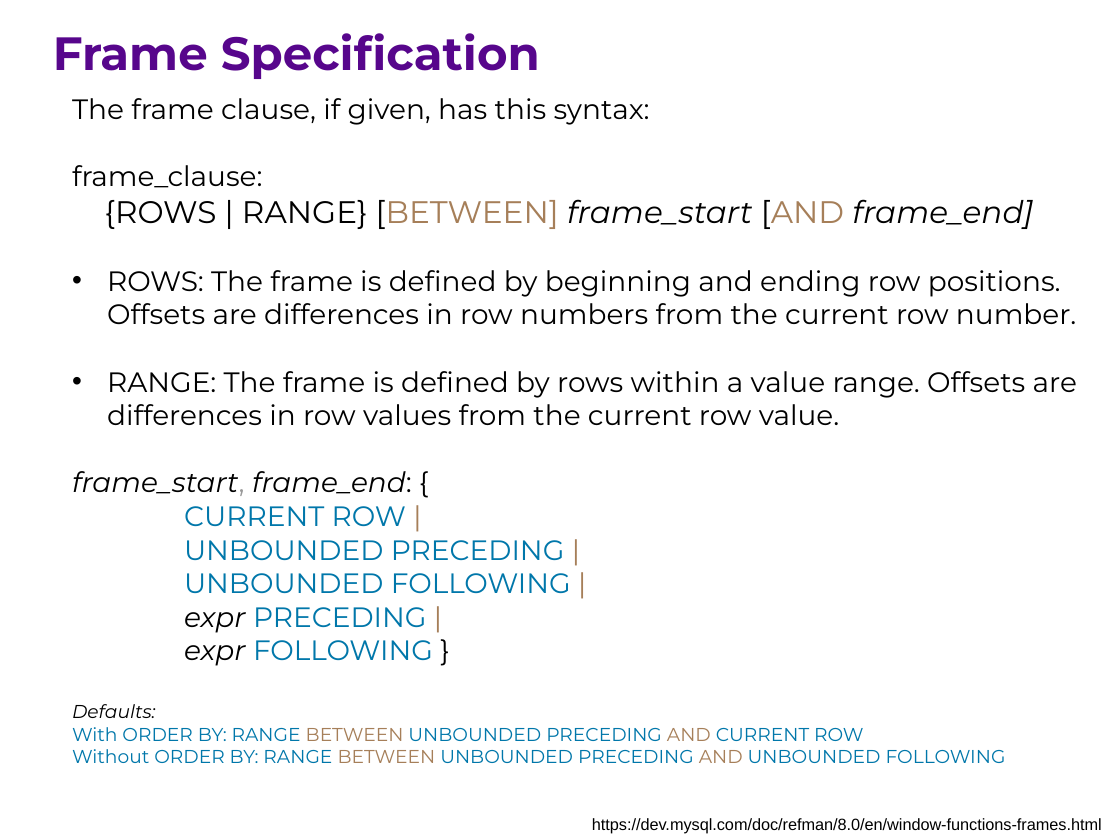
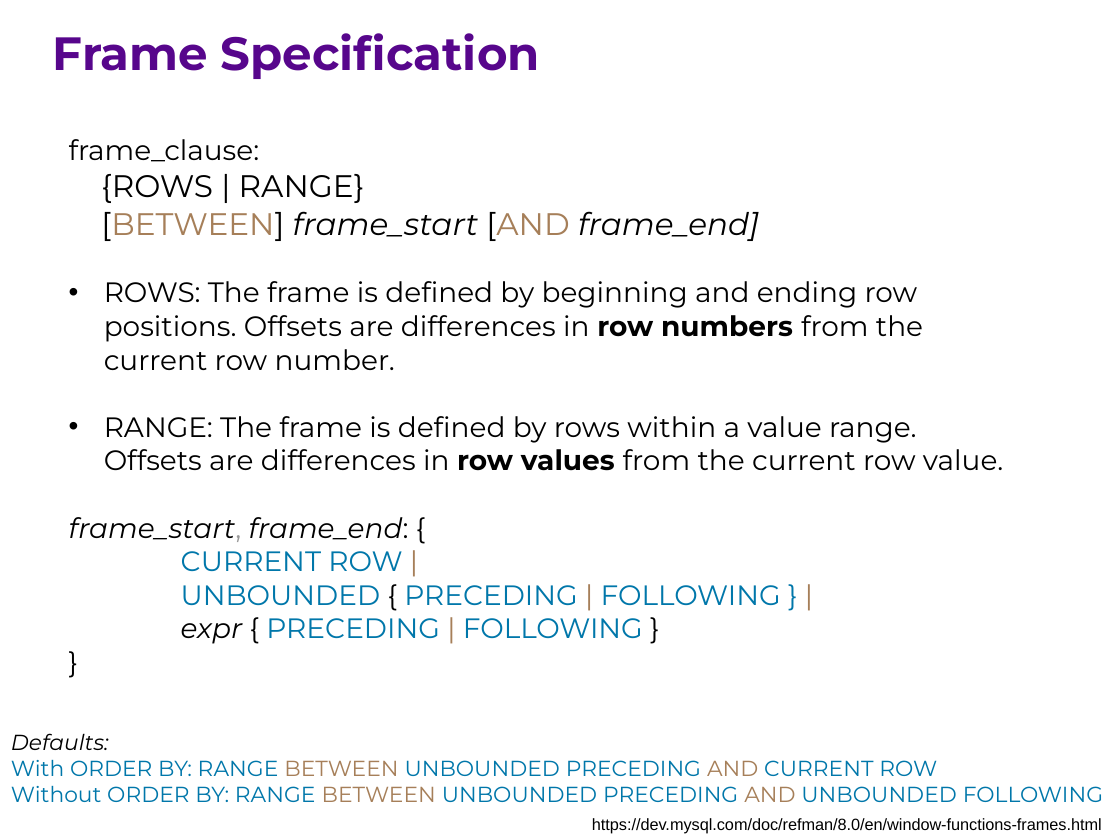
Before and after one commit to ipeirotis/introduction-to-databases, a slide deck: slide 31 of session7/G-Window_queries.pptx (slide 20 before the commit). Drawn at 1120x840 pixels with LibreOffice and Linux fonts; fonts in the diff are those of the drawing. Boxes give left, top, right and bottom in pixels: in the first picture for what was removed or moved away, otherwise in the second. Text is boxed around its words. In the diff, an @@ line names an element or a change of style, - is before the commit and + after.

```diff
--- a/session7/G-Window_queries.pptx
+++ b/session7/G-Window_queries.pptx
@@ text at [72, 98, 650, 125]: paragraph removed @@
-The frame clause, if given, has this syntax:
@@ text "frame_clause:": place and size @@
-text "frame_clause:" at [72, 98, 1077, 763]
+text "frame_clause:" at [69, 139, 1003, 644]
@@ text at [101, 174, 1003, 471]: text colour #A67F59 to #000000 in "[BETWEEN]"; bold on in "row numbers", "row values" @@
@@ text at [69, 517, 781, 644]: text changed; size 12 to 18 pt @@
-frame_start, frame_end: {
-CURRENT ROW |
-UNBOUNDED PRECEDING |
-UNBOUNDED FOLLOWING |
-expr PRECEDING |
-expr FOLLOWING }
-Defaults:
-With ORDER BY: RANGE BETWEEN UNBOUNDED PRECEDING AND CURRENT ROW
-Without ORDER BY: RANGE BETWEEN UNBOUNDED PRECEDING AND UNBOUNDED FOLLOWING
+frame_start, frame_end: {
+CURRENT ROW |
+UNBOUNDED { PRECEDING | FOLLOWING } |
+expr { PRECEDING | FOLLOWING }
+}
@@ text added at [11, 733, 1103, 802], 14 pt, text #0077AA @@
+Defaults:
+With ORDER BY: RANGE BETWEEN UNBOUNDED PRECEDING AND CURRENT ROW
+Without ORDER BY: RANGE BETWEEN UNBOUNDED PRECEDING AND UNBOUNDED FOLLOWING
```
Also in this commit, not shown: 3 other slides changed, 11 slides added.
